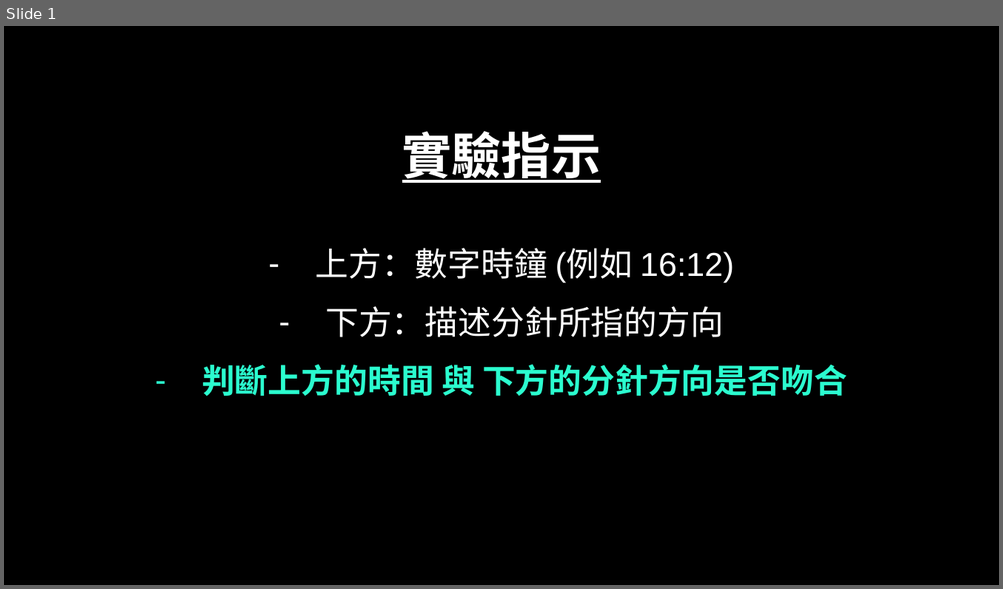
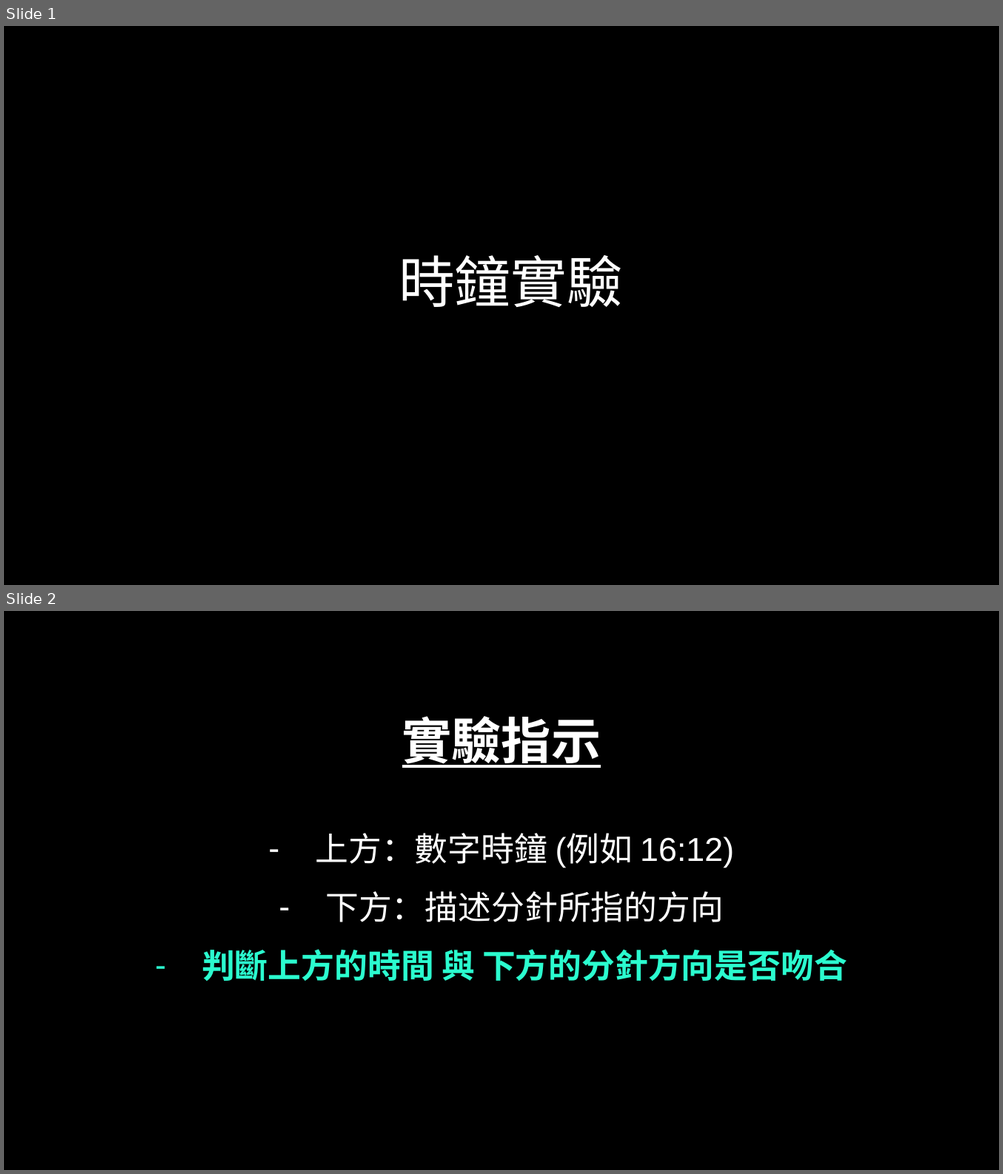
Before and after one commit to jocelynto/collab, a slide deck: clock-practise/clock_task_instruction.pptx. Shown one above the other, each under a label of ours: slide 1 before the commit, slides 1 and 2 after it. The pictures are 1003x589 and 1003x1174 pixels, drawn with LibreOffice and Linux fonts; fonts in the diff are those of the drawing. Boxes give left, top, right and bottom in pixels: in the first picture for what was removed or moved away, otherwise in the second. Text is boxed around its words. In the diff, an @@ line names an element or a change of style, - is before the commit and + after.

```diff
--- a/clock-practise/clock_task_instruction.pptx
+++ b/clock-practise/clock_task_instruction.pptx
@@ slide 1 added at (4, 26, 999, 585), background #000000 @@
@@ title added at (398, 255, 622, 307), 54 pt, text #FFFFFF @@
+時鐘實驗
@@ what was slide 1 is now slide 2 @@
```
Also in this commit, not shown: 23 other files.
